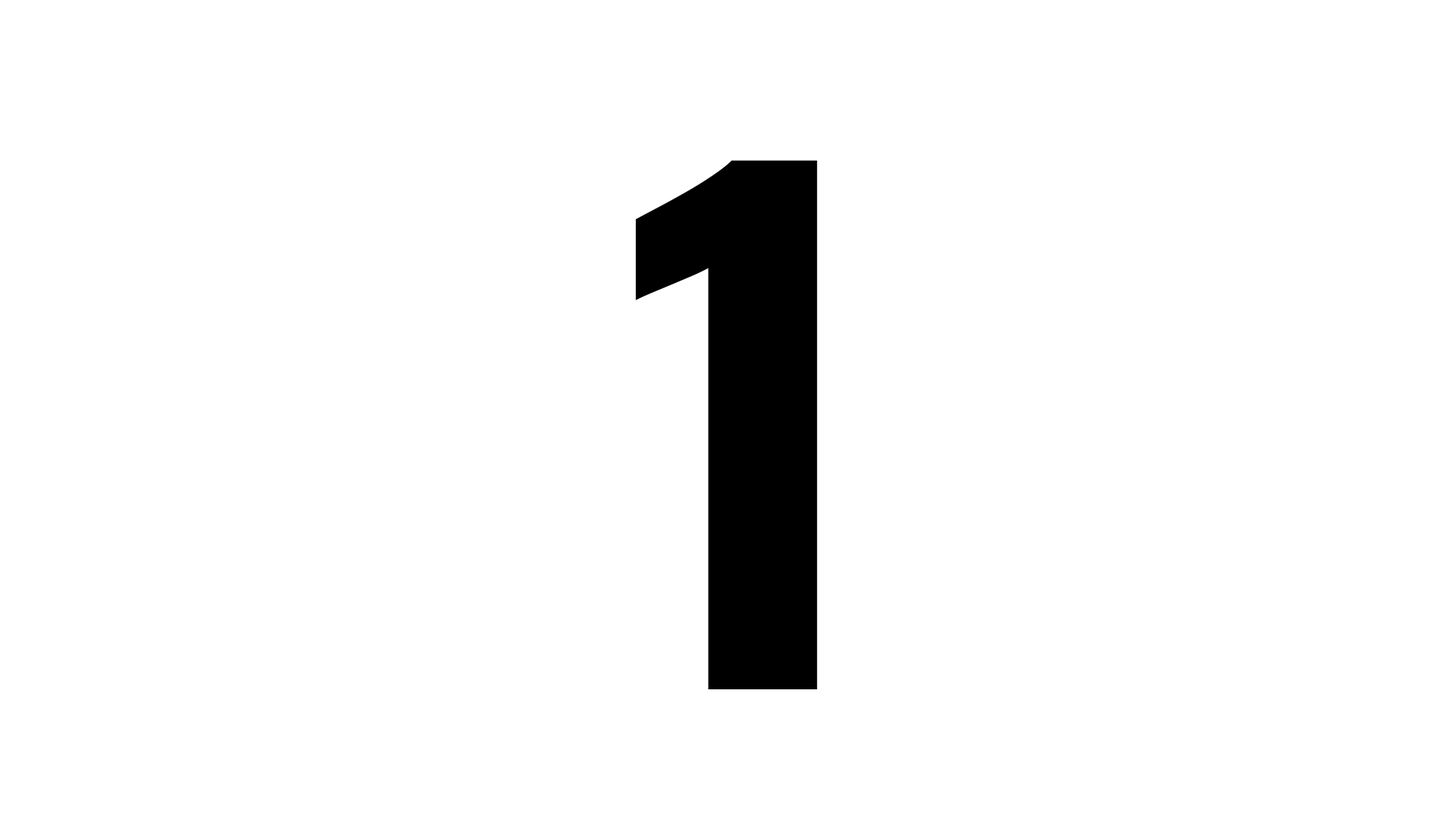
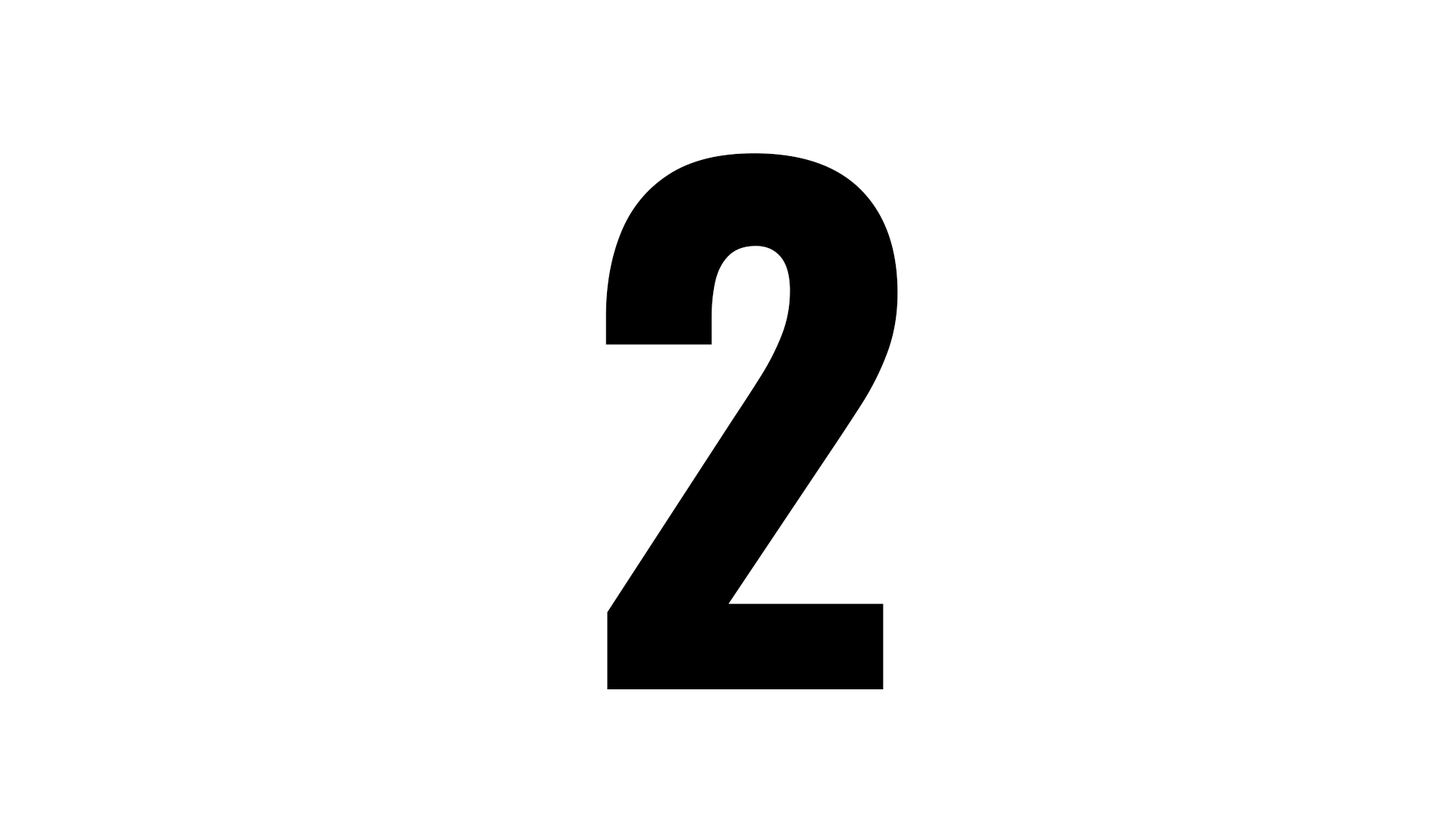
Layered file, before and after one edit (1455x819). Changes by layer:
renamed "1" to "2", painted on it over [605, 153, 899, 690]
